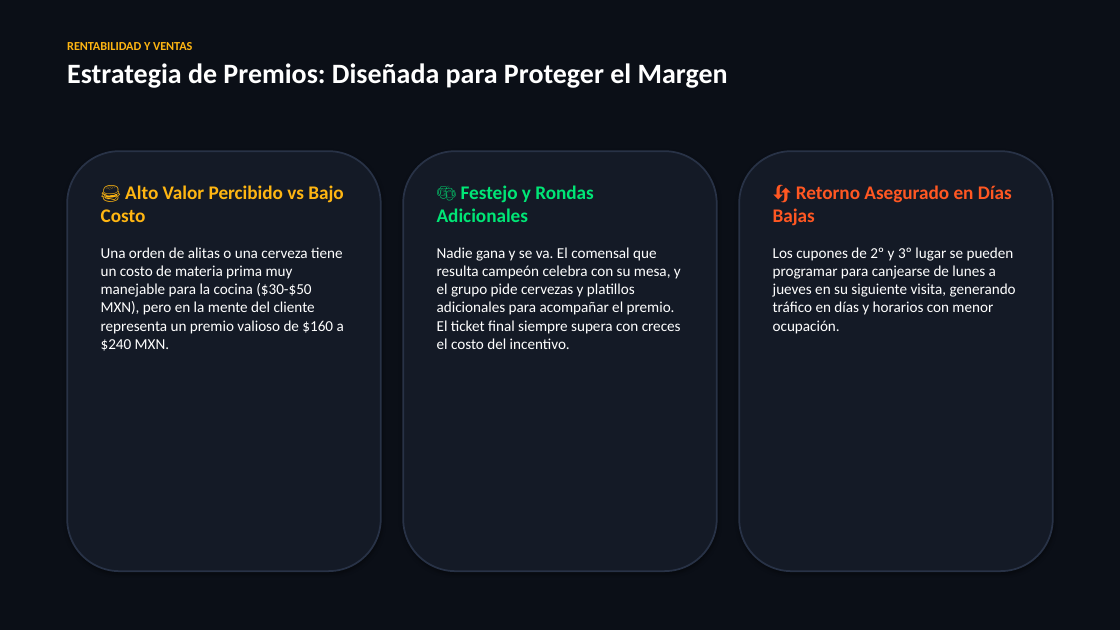
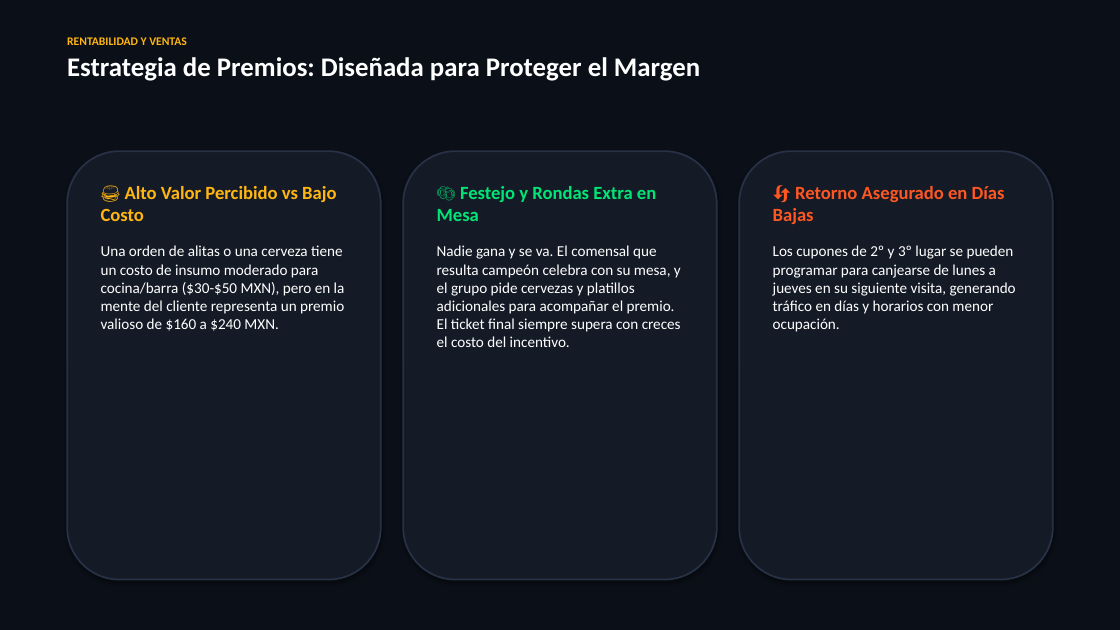
Before and after one commit to chefalbertomc/NFL-grids-, a slide deck: slide 10 of Drinks_and_Wins_Presentacion_Ejecutiva.pptx (slide 9 before the commit). Drawn at 1120x630 pixels with LibreOffice and Linux fonts; fonts in the diff are those of the drawing. Boxes give left, top, right and bottom in pixels: in the first picture for what was removed or moved away, otherwise in the second. Text is boxed around its words. In the diff, an @@ line names an element or a change of style, - is before the commit and + after.

```diff
--- a/Drinks_and_Wins_Presentacion_Ejecutiva.pptx
+++ b/Drinks_and_Wins_Presentacion_Ejecutiva.pptx
@@ text "RENTABILIDAD Y VENTAS" at (x1=67, y1=37, x2=700, y2=81): size 10.5 to 10 pt in "RENTABILIDAD Y VENTAS"; size 24 to 23 pt in "Estrategia de Premios: Diseñada para Proteger el ..."; less space between paragraphs @@
@@ rounded rectangle resized from (x1=67, y1=151, x2=381, y2=571) to (x1=67, y1=151, x2=381, y2=580) @@
@@ rounded rectangle resized from (x1=403, y1=151, x2=717, y2=571) to (x1=403, y1=151, x2=717, y2=580) @@
@@ rounded rectangle resized from (x1=739, y1=151, x2=1053, y2=571) to (x1=739, y1=151, x2=1053, y2=580) @@
@@ text at (x1=101, y1=186, x2=336, y2=221): size 16.5 to 16 pt in "🍔 Alto Valor Percibido vs Bajo Costo" @@
@@ text at (x1=437, y1=186, x2=656, y2=221): text changed; size 16.5 to 16 pt @@
-🍻 Festejo y Rondas Adicionales
+🍻 Festejo y Rondas Extra en Mesa
@@ text at (x1=773, y1=186, x2=1005, y2=224): size 16.5 to 16 pt in "🔄 Retorno Asegurado en Días Bajas" @@
@@ text at (x1=101, y1=245, x2=345, y2=331): text changed @@
-Una orden de alitas o una cerveza tiene un costo de materia prima muy manejable para la cocina ($30-$50 MXN), pero en la mente del cliente representa un premio valioso de $160 a $240 MXN.
+Una orden de alitas o una cerveza tiene un costo de insumo moderado para cocina/barra ($30-$50 MXN), pero en la mente del cliente representa un premio valioso de $160 a $240 MXN.
```
Also in this commit, not shown: 11 other slides changed, 2 slides added, 1 other file.
